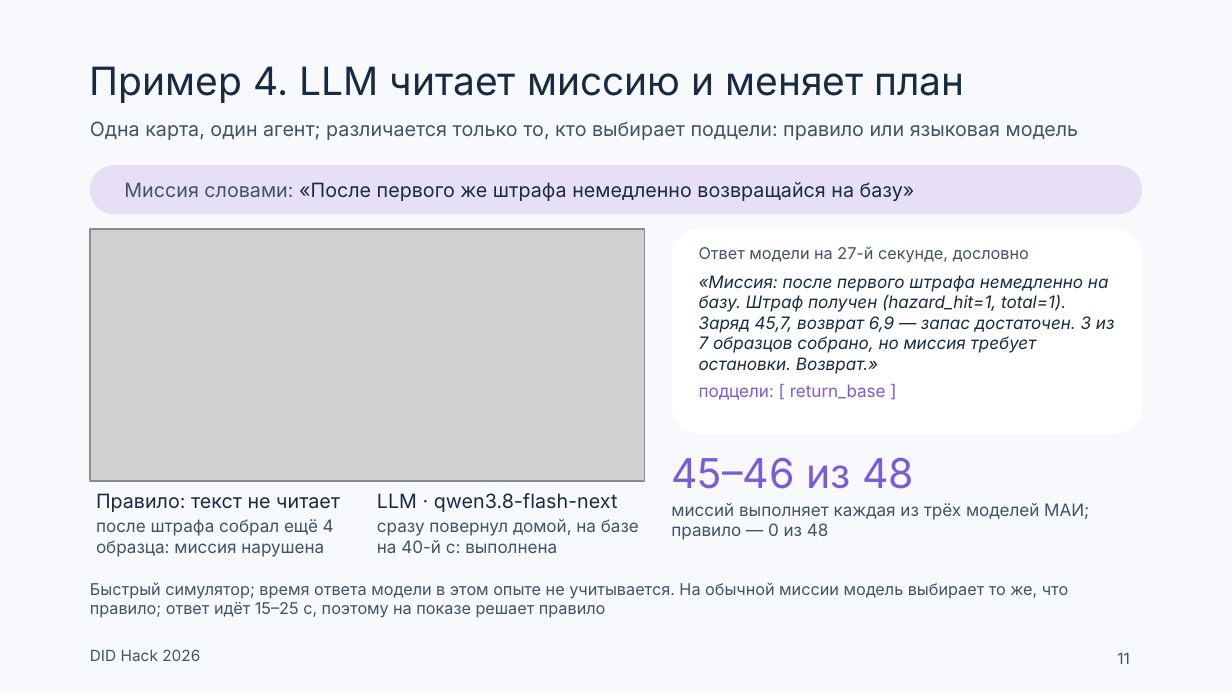
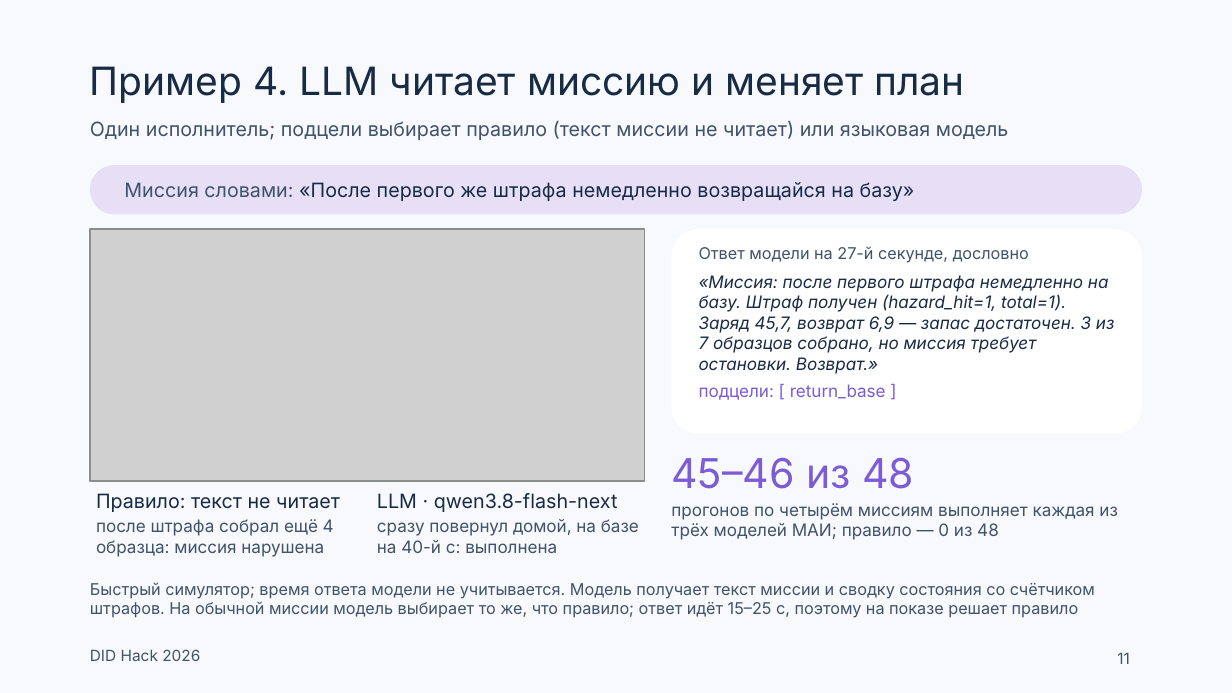
Before and after one commit to Mput13/did-hack, a slide deck: slide 11 of presentation/team/DID_v2.pptx. Drawn at 1232x693 pixels with LibreOffice and Linux fonts; fonts in the diff are those of the drawing; grey boxes stand for pictures. Boxes give left, top, right and bottom in pixels: in the first picture for what was removed or moved away, otherwise in the second. Text is boxed around its words. In the diff, an @@ line names an element or a change of style, - is before the commit and + after.

```diff
--- a/presentation/team/DID_v2.pptx
+++ b/presentation/team/DID_v2.pptx
@@ text at box(90, 121, 1009, 140): text changed @@
-Одна карта, один агент; различается только то, кто выбирает подцели: правило или языковая модель
+Один исполнитель; подцели выбирает правило (текст миссии не читает) или языковая модель
@@ text at box(671, 503, 1118, 540): text changed @@
-миссий выполняет каждая из трёх моделей МАИ; правило — 0 из 48
+прогонов по четырём миссиям выполняет каждая из трёх моделей МАИ; правило — 0 из 48
@@ text at box(90, 582, 1095, 618): text changed @@
-Быстрый симулятор; время ответа модели в этом опыте не учитывается. На обычной миссии модель выбирает то же, что правило; ответ идёт 15–25 с, поэтому на показе решает правило
+Быстрый симулятор; время ответа модели не учитывается. Модель получает текст миссии и сводку состояния со счётчиком штрафов. На обычной миссии модель выбирает то же, что правило; ответ идёт 15–25 с, поэтому на показе решает правило
```
Also in this commit, not shown: 14 other slides changed, 19 other files.
